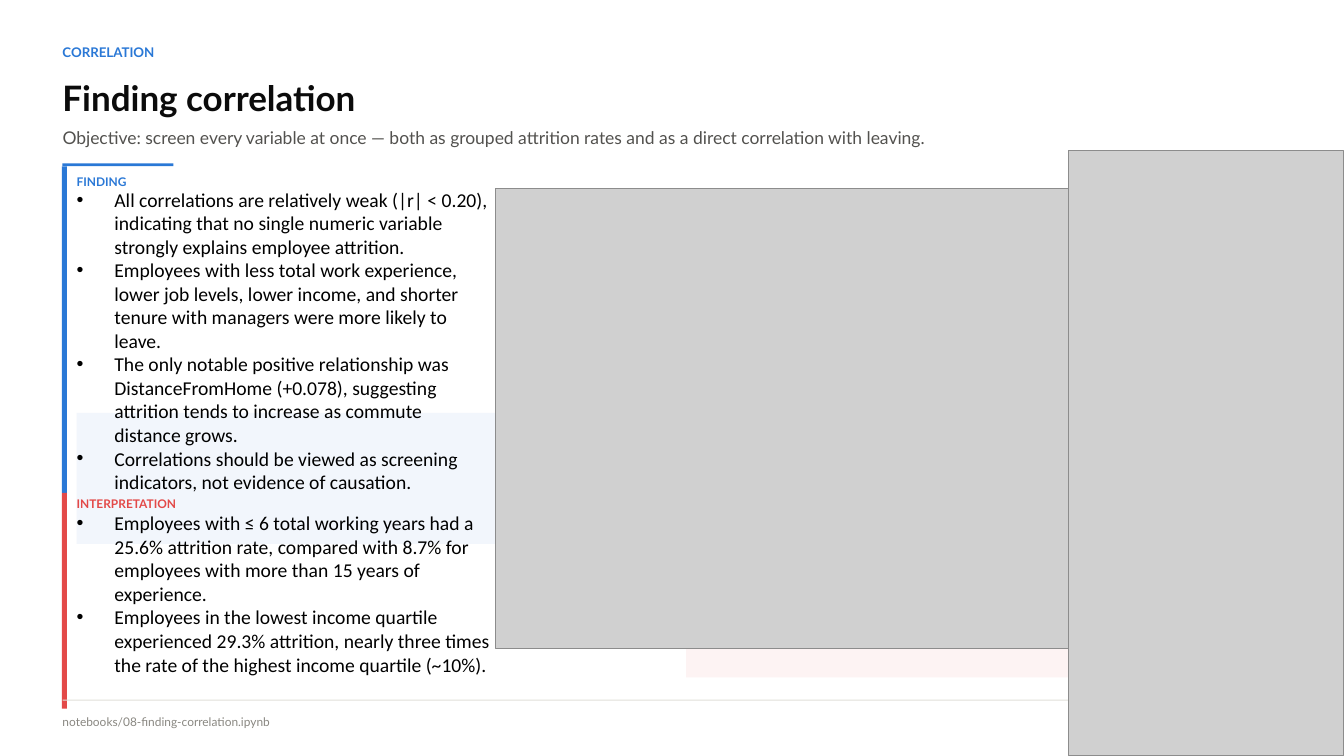
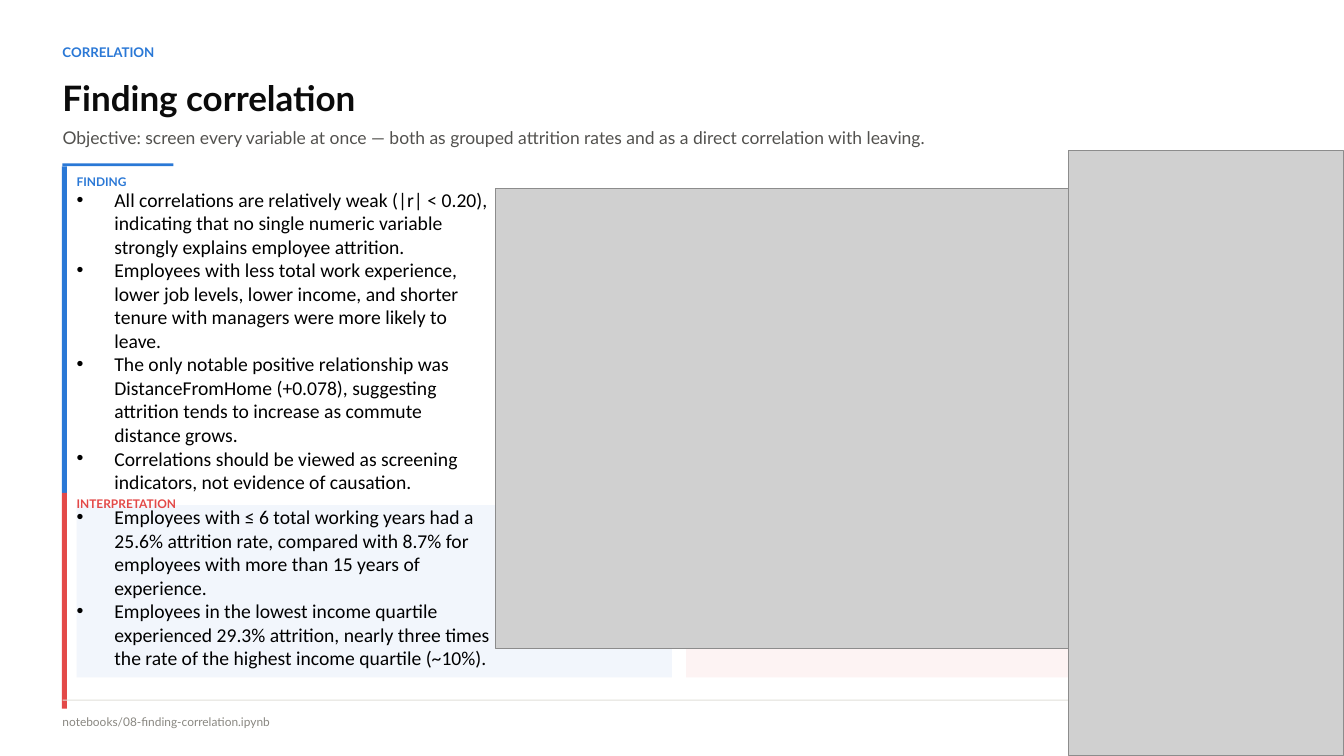
Before and after one commit to NPower-JDA-Cohort-2026/ibm-analytics-attrition-eda, a slide deck: slide 13 of presentation/IBM_Attrition_EDA_Team_Presentation.pptx. Drawn at 1344x756 pixels with LibreOffice and Linux fonts; fonts in the diff are those of the drawing; grey boxes stand for pictures. Boxes give left, top, right and bottom in pixels: in the first picture for what was removed or moved away, otherwise in the second. Text is boxed around its words. In the diff, an @@ line names an element or a change of style, - is before the commit and + after.

```diff
--- a/presentation/IBM_Attrition_EDA_Team_Presentation.pptx
+++ b/presentation/IBM_Attrition_EDA_Team_Presentation.pptx
@@ text "Employees with ≤ 6 total ...": place and size @@
-text "Employees with ≤ 6 total ..." at [114, 516, 489, 676]
+text "Employees with ≤ 6 total ..." at [114, 510, 489, 669]
@@ rectangle: place and size @@
-rectangle at [77, 413, 673, 544]
+rectangle at [77, 505, 673, 678]
```
Also in this commit, not shown: 4 other slides changed.
